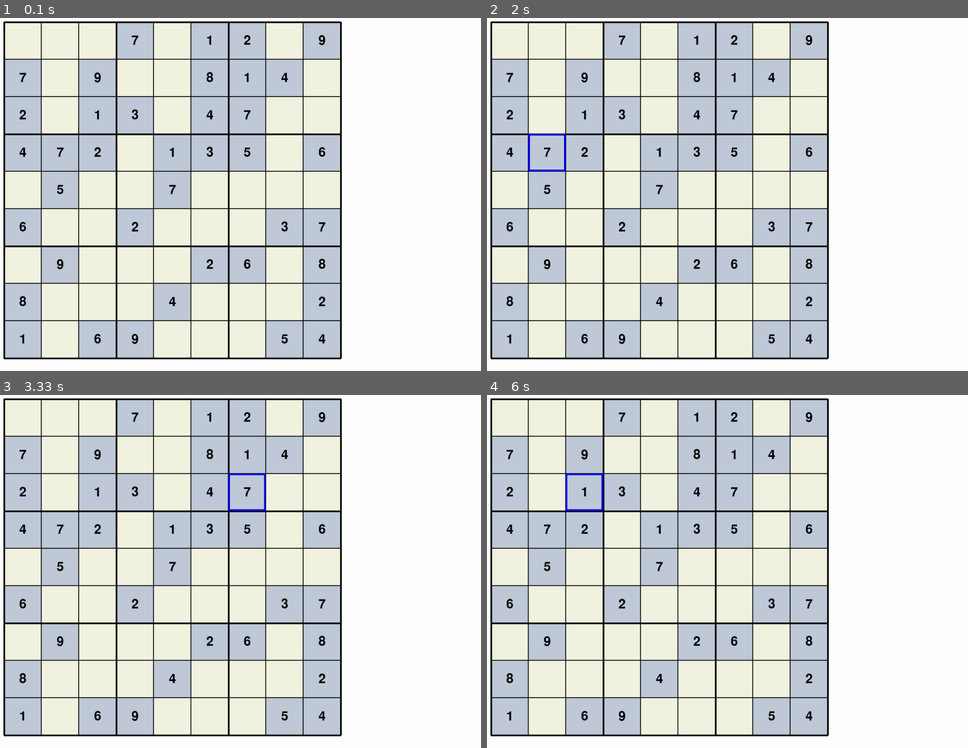
Above: before the commit, frames 1-4 (two rows, left to right).
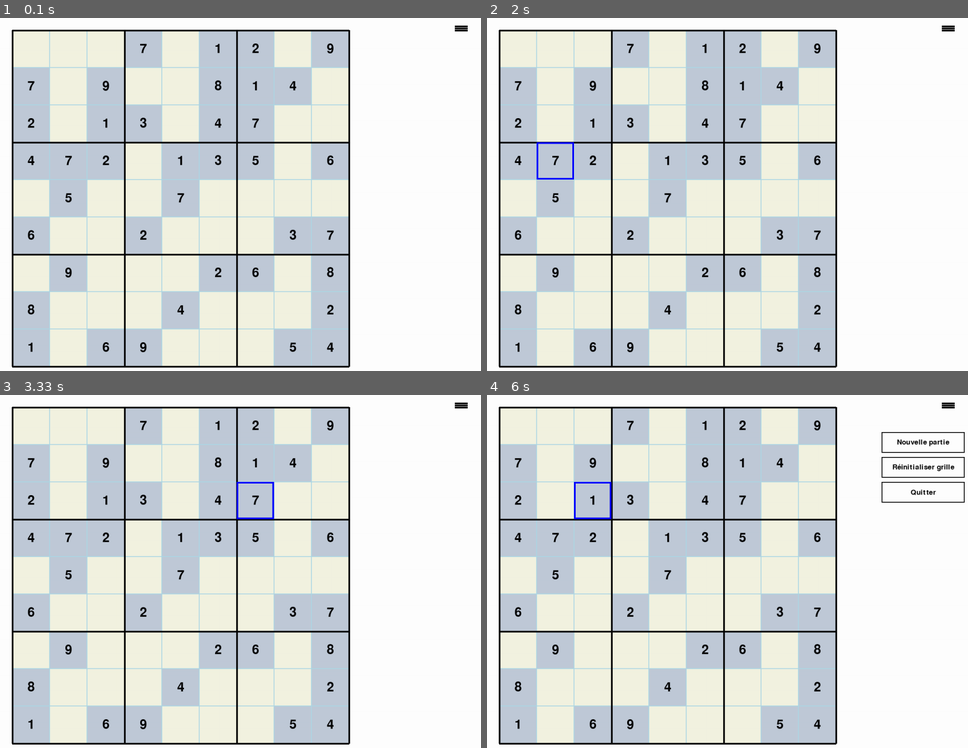
Above: after the commit, the same moments.

Repository: blues1961/sudoku
Game: pygame game, started from sudokupygame.py
Two runs of this game, one before a commit and one after it. Both use one fixed random seed, a clock stepped at 60 frames per second and the inputs below.
Inputs (mouse positions are in pixels of both pictures, inside the frame that each line leads up to):
- Up to frame 1 (0.1 s): no input
- Up to frame 2 (2 s): press the mouse at (592, 198) at 0.37 s; move the mouse to (583, 169) at 0.47 s; release the mouse at (578, 145) at 0.6 s; press the mouse at (592, 85) at 0.7 s; move the mouse to (679, 183) at 0.8 s; release the mouse at (770, 279) at 0.93 s; press the mouse at (664, 49) at 1.03 s; move the mouse to (664, 85) at 1.13 s; release the mouse at (660, 123) at 1.27 s; press the mouse at (592, 49) at 1.37 s; move the mouse to (636, 152) at 1.47 s; release the mouse at (684, 258) at 1.6 s; press the mouse at (554, 159) at 1.7 s; move the mouse to (583, 187) at 1.8 s; release the mouse at (607, 215) at 1.93 s
- Up to frame 3 (3.33 s): press the mouse at (28, 575) at 2.03 s; move the mouse to (230, 507) at 2.13 s; release the mouse at (432, 440) at 2.27 s; press the mouse at (216, 500) at 2.37 s; move the mouse to (149, 497) at 2.47 s; release the mouse at (81, 493) at 2.6 s; press the mouse at (105, 575) at 2.7 s; move the mouse to (216, 525) at 2.8 s; release the mouse at (331, 479) at 2.93 s; press the mouse at (254, 500) at 3.03 s; move the mouse to (235, 596) at 3.13 s; release the mouse at (216, 691) at 3.27 s
- Up to frame 4 (6 s): press the mouse at (631, 462) at 3.37 s; move the mouse to (597, 507) at 3.47 s; release the mouse at (568, 550) at 3.6 s; press the mouse at (515, 575) at 3.7 s; move the mouse to (703, 571) at 3.8 s; release the mouse at (891, 571) at 3.93 s; press the mouse at (664, 500) at 4.03 s; move the mouse to (775, 571) at 4.13 s; release the mouse at (881, 645) at 4.27 s; press the mouse at (948, 405) at 4.37 s; move the mouse to (852, 507) at 4.47 s; release the mouse at (761, 606) at 4.6 s; press the mouse at (554, 426) at 4.7 s; move the mouse to (689, 433) at 4.8 s; release the mouse at (828, 444) at 4.93 s; press the mouse at (818, 536) at 5.03 s; move the mouse to (775, 592) at 5.13 s; release the mouse at (737, 649) at 5.27 s; press the mouse at (515, 462) at 5.37 s; move the mouse to (573, 578) at 5.47 s; release the mouse at (626, 695) at 5.6 s; press the mouse at (592, 500) at 5.7 s; move the mouse to (660, 511) at 5.8 s; release the mouse at (727, 525) at 5.93 s

The runs differ from the first frame. In frame 1, 27% of the frame differs, in the area x 0-98%, y 0-100%; in frame 2, 28%; in frame 3, 28%; in frame 4, 28%, in the area x 0-100%, y 0-100%.

Commit message:
add menu

Diff:
--- a/sudokupygame.py
+++ b/sudokupygame.py
@@ -13,18 +13,25 @@
 
         self.BLACK = (0, 0, 0)
         self.WHITE = (255, 255, 255)
+
         self.font = pygame.font.Font(None, 46)
         self.font_candidate = pygame.font.Font(None,25)
+        self.font_menu = pygame.font.Font(None,25)
         self.cell_size = 90
         self.cell_margin = 0
-        self.board_margin = 20
+        self.board_margin = 40
+
+        self.menu_open = False  # Variable pour indiquer si le menu est ouvert
+
 
         self.board = grid
         self.solution=solution
 
         self.selected_cell = None
         self.game_started = False
+
         self.create_widgets()
+        self.create_menu()
 
         self.initial_color=pygame.Color(random.randint(190,220),random.randint(190,220),random.randint(190,220))
         self.completed_color=pygame.Color(random.randint(220,250),random.randint(220,250),random.randint(220,250))
@@ -37,6 +44,52 @@
         self.candidate_mode = False
 
         self.sauvegarder_grille_sudoku()
+
+    def create_menu(self):
+
+        self.menu_button = pygame.Rect(1100, 20, 40, 40)  # Position et taille du bouton de menu
+        self.menu_options = [
+            {'text': 'Nouvelle partie', 'action': self.start_new_game},
+            {'text': 'Réinitialiser grille', 'action': self.reinitialize_grid},
+            {'text': 'Quitter', 'action': quit}
+        ]  # Options de menu avec leur texte et action associée
+        self.menu_option_rects = []  # Liste de rectangles pour les options de menu
+
+
+    def draw_menu_button(self):
+
+        pygame.draw.rect(self.screen, pygame.Color('white'), self.menu_button)
+        pygame.draw.line(self.screen, pygame.Color('black'), (1105, 30), (1135, 30), 4)
+        pygame.draw.line(self.screen, pygame.Color('black'), (1105, 35), (1135, 35), 4)
+        pygame.draw.line(self.screen, pygame.Color('black'), (1105, 40), (1135, 40), 4)
+
+    def create_menu_options(self):
+        self.menu_option_rects = []  # Réinitialiser la liste des rectangles des options de menu
+
+        menu_top = self.board_margin + 60
+        menu_left = self.screen.get_width() - self.board_margin - 200
+        for index, option in enumerate(self.menu_options):
+            option_rect = pygame.Rect(menu_left,menu_top + index * 60,200,50)
+            self.menu_option_rects.append(option_rect)
+
+    def draw_menu_options(self):
+        for index, option_rect in enumerate(self.menu_option_rects):
+            pygame.draw.rect(self.screen, pygame.Color('white'), option_rect)
+            pygame.draw.rect(self.screen, pygame.Color('black'), option_rect, 2)
+            text = self.font_menu.render(self.menu_options[index]['text'], True, pygame.Color('black'))
+            text_rect = text.get_rect(center=option_rect.center)
+            self.screen.blit(text, text_rect)
+
+    def handle_menu_click(self, pos):
+        if self.menu_button.collidepoint(pos):
+            self.menu_open = not self.menu_open
+            if self.menu_open:
+                self.create_menu_options()
+
+        if self.menu_open:
+            for index, option_rect in enumerate(self.menu_option_rects):
+                if option_rect.collidepoint(pos):
+                    self.menu_options[index]['action']()  # Exécuter l'action associée à l'option de menu
 
 
     def sauvegarder_grille_sudoku(self):
@@ -53,11 +106,16 @@
     def load_saved_game(self):
         self.game_started=True
 
+    def reinitialize_grid(self):
+        for cell in self.cells:
+            if cell['editable']:
+                cell['value']=0
+                cell['candidate']=""
 
     def create_widgets(self):
 
         self.cells = [{'rect': pygame.Rect(self.board_margin + j * (self.cell_size + self.cell_margin),
-                                   self.board_margin + i * (self.cell_size + self.cell_margin),
+                                   self.board_margin+i * (self.cell_size + self.cell_margin),
                                    self.cell_size, self.cell_size),
                'value': self.board[i][j],
                'row': i,
@@ -106,7 +164,7 @@
             else:
                  pygame.draw.rect(self.screen, pygame.Color(editable_color), cell['rect'])
 
-            pygame.draw.rect(self.screen, pygame.Color('black'), cell['rect'],1)
+            pygame.draw.rect(self.screen, pygame.Color('lightblue'), cell['rect'],1)
 
             if cell['value'] != 0:
                 text = self.font.render(str(cell['value']), True, pygame.Color(text_color))
@@ -146,6 +204,10 @@
                     self.screen.blit(text, text_rect)
 
 
+        self.draw_menu_button()  # Dessiner le bouton de menu
+
+        if self.menu_open:
+            self.draw_menu_options()  # Dessiner les options de menu
 
 
         pygame.display.flip()
@@ -182,14 +244,13 @@
         for event in pygame.event.get():
             if event.type == pygame.QUIT:
                 quit()
-
-            elif event.type==pygame.MOUSEBUTTONDOWN:
+            elif event.type == pygame.MOUSEBUTTONDOWN:
                 pos = pygame.mouse.get_pos()
+                self.handle_menu_click(pos)  # Gérer le clic sur le bouton de menu ou sur une option de menu
                 for cell in self.cells:
                     if cell['rect'].collidepoint(pos):
                         self.select_cell(cell)
                         break
-
             elif event.type == pygame.MOUSEBUTTONUP:
                 if event.button==3:
                     self.candidate_mode = not self.candidate_mode
@@ -224,6 +285,7 @@
 
 
 if __name__ == '__main__':
+
     grid,solution =  generate_sudoku()
     game = SudokuGame(grid,solution)
     game.run()
